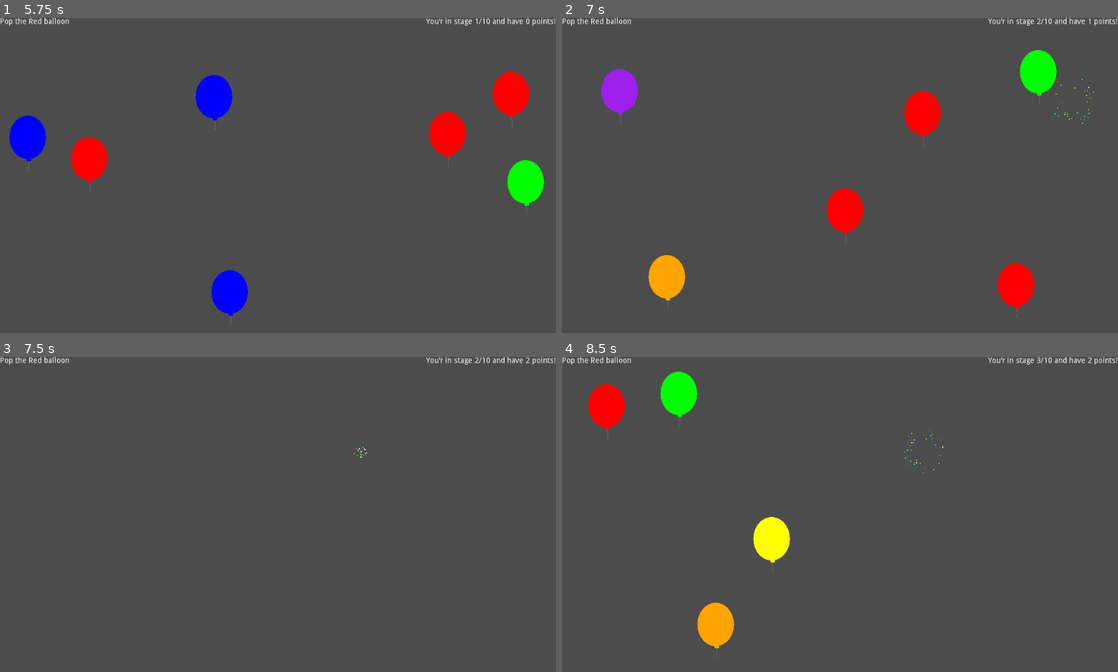
Above: before the commit, frames 1-4 (two rows, left to right).
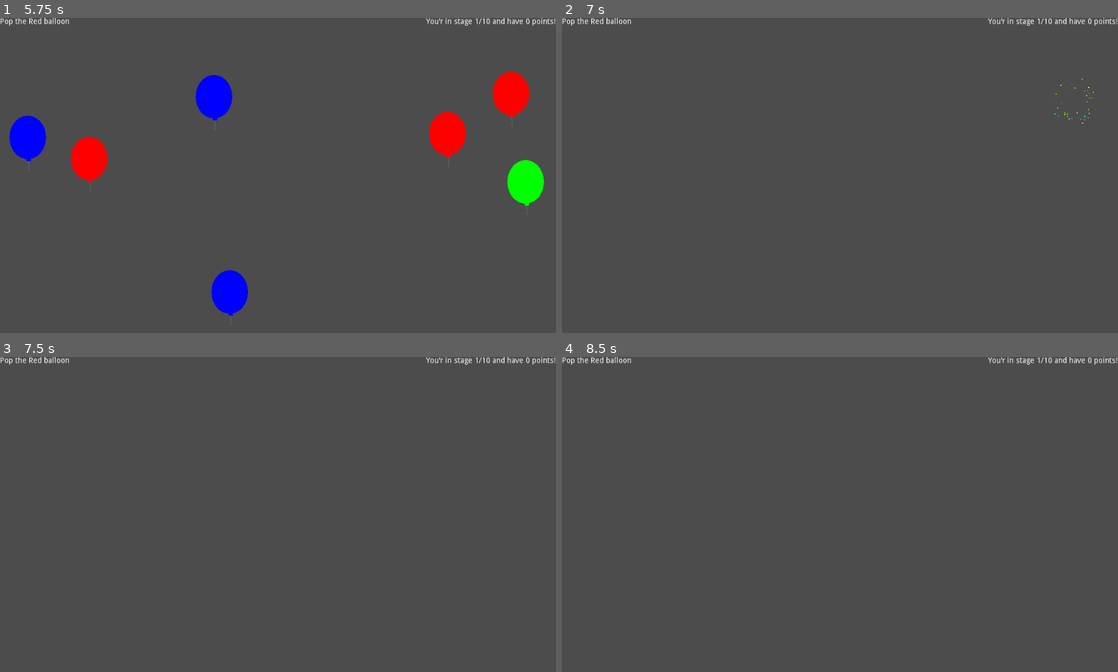
Above: after the commit, the same moments.

Repository: letsgamedev/Suffragium
Game: Godot game, scene res://menu/emptySzene.tscn
Same seed, same stepped clock (60 frames per second), same inputs: the game is played once before the commit and once after it. The engine's default icon, where the game draws it, is replaced by a stand-in: a white triangle on a blue panel in a dark square.
Inputs (mouse positions are in pixels of both pictures, inside the frame that each line leads up to):
- Up to frame 1 (5.75 s): click "i" at 0.5 s; click "OK" at 1.25 s; click "i" at 2 s; click "OK" at 2.75 s; click "i" at 3.5 s; click "OK" at 4.25 s; click "Load" at 5 s
- Up to frame 2 (7 s): click (1073, 99) at 5.75 s
- Up to frame 3 (7.5 s): click (361, 454) at 7.27 s
- Up to frame 4 (8.5 s): no input

Frame 1 is identical in both runs. In frame 2, 4.4% of the frame differs, in the area x 7-96%, y 0-94%; in frame 3, less than 0.1%; in frame 4, 3.0%.
Error after the commit: Attempt to call function 'start' in base 'null instance' on a null instance. (res://games/testgame/balloonPop.gd:93)

Commit message:
vom Kollektiv aufgezwungenes linting

Diff:
--- a/game/games/testgame/balloonPop.gd
+++ b/game/games/testgame/balloonPop.gd
@@ -26,7 +26,6 @@
 onready var _area := $VBoxContainer/balloonArea
 onready var _rng := RandomNumberGenerator.new()
 onready var _particles := $VBoxContainer/Particles2D
-
 
 
 func _ready():
@@ -105,7 +104,7 @@
 
 
 # timer leaves a little time between stage end and the next stage start or game end
-func _on_respawnTimer_timeout():
+func _on_RespawnTimer_timeout():
 	if stage >= 10:
 		GameManager.end_game(END_MESSAGE % points)
 		return
--- a/game/games/testgame/balloonPop.tscn
+++ b/game/games/testgame/balloonPop.tscn
@@ -27,7 +27,7 @@
 [node name="Timer" type="Timer" parent="."]
 autostart = true
 
-[node name="respawnTimer" type="Timer" parent="."]
+[node name="RespawnTimer" type="Timer" parent="."]
 one_shot = true
 
 [node name="VBoxContainer" type="VBoxContainer" parent="."]
@@ -62,4 +62,4 @@
 explosiveness = 0.64
 process_material = SubResource( 1 )
 
-[connection signal="timeout" from="respawnTimer" to="." method="_on_respawnTimer_timeout"]
+[connection signal="timeout" from="RespawnTimer" to="." method="_on_RespawnTimer_timeout"]
--- a/game/menu/gamedisplay.gd
+++ b/game/menu/gamedisplay.gd
@@ -1,7 +1,8 @@
 extends MarginContainer
 
+signal pressed(game_file)
+
 var game_file: ConfigFile
-signal pressed(game_file)
 
 
 func setup(game_cfg: ConfigFile):
